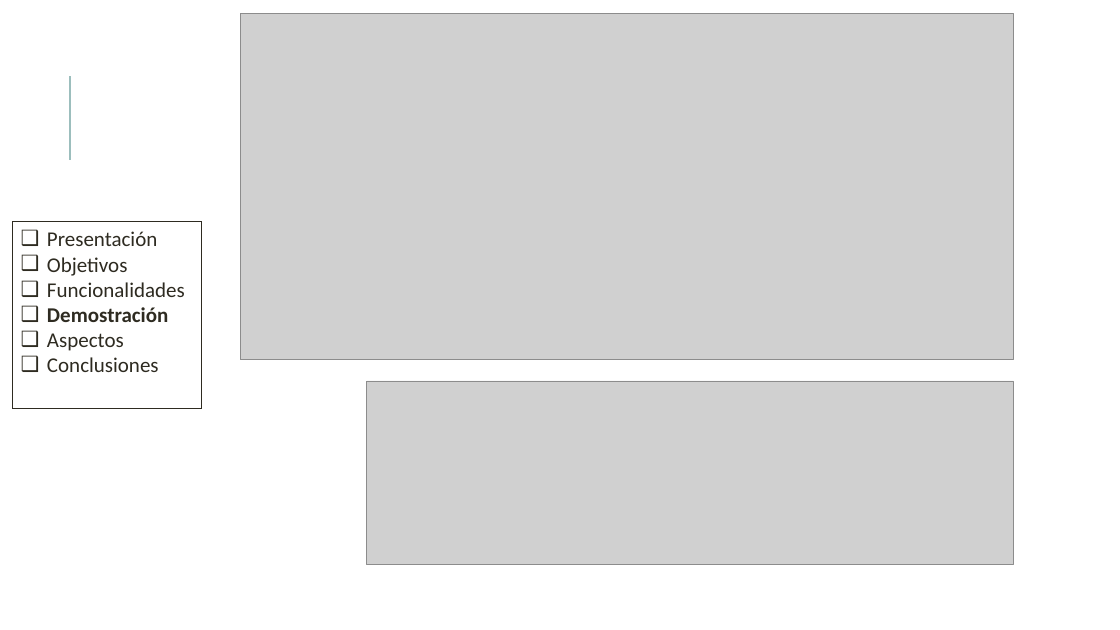
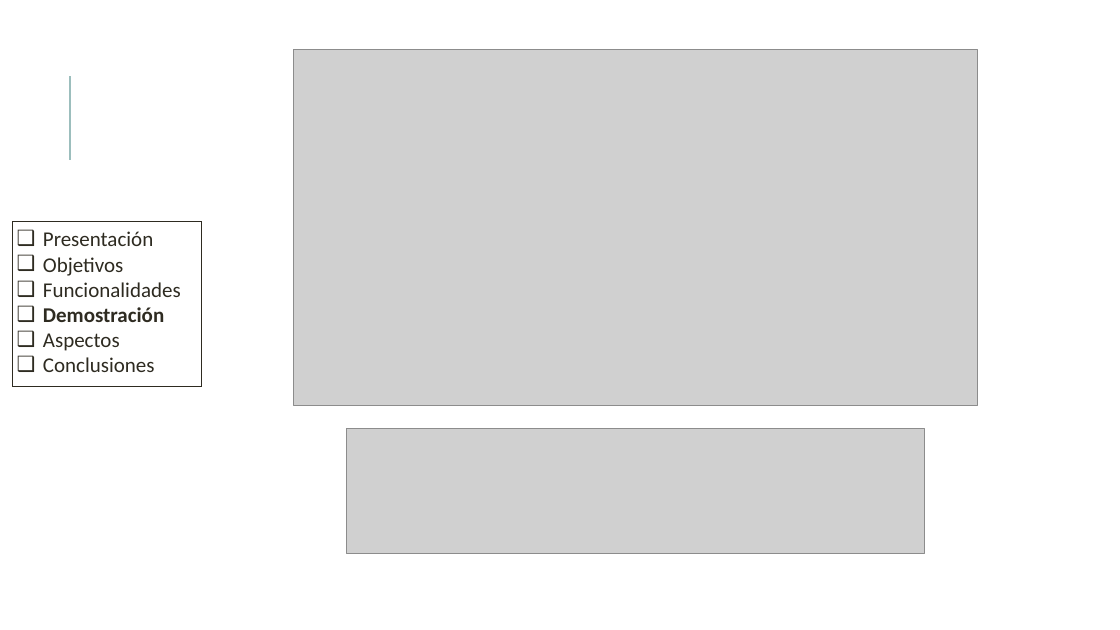
Before and after one commit to danielallhoff/M17-G4-AirDSS, a slide deck: slide 15 of AIRDSS.pptx (slide 12 before the commit). Drawn at 1120x630 pixels with LibreOffice and Linux fonts; fonts in the diff are those of the drawing; grey boxes stand for pictures. Boxes give left, top, right and bottom in pixels: in the first picture for what was removed or moved away, otherwise in the second. Text is boxed around its words. In the diff, an @@ line names an element or a change of style, - is before the commit and + after.

```diff
--- a/AIRDSS.pptx
+++ b/AIRDSS.pptx
@@ picture: place and size @@
-picture at (240,13,1014,360)
+picture at (293,50,977,405)
@@ rectangle "Presentación": place and size @@
-rectangle "Presentación" at (13,222,202,408)
+rectangle "Presentación" at (13,222,202,386)
@@ picture: place and size @@
-picture at (367,381,1014,565)
+picture at (346,429,924,554)
```
Also in this commit, not shown: 17 other slides changed, 3 slides added.
